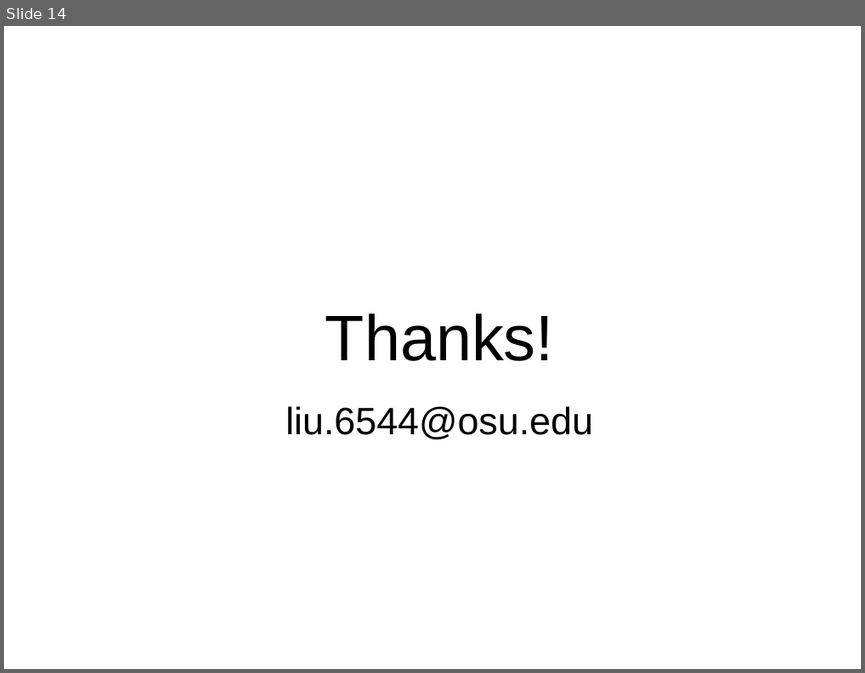
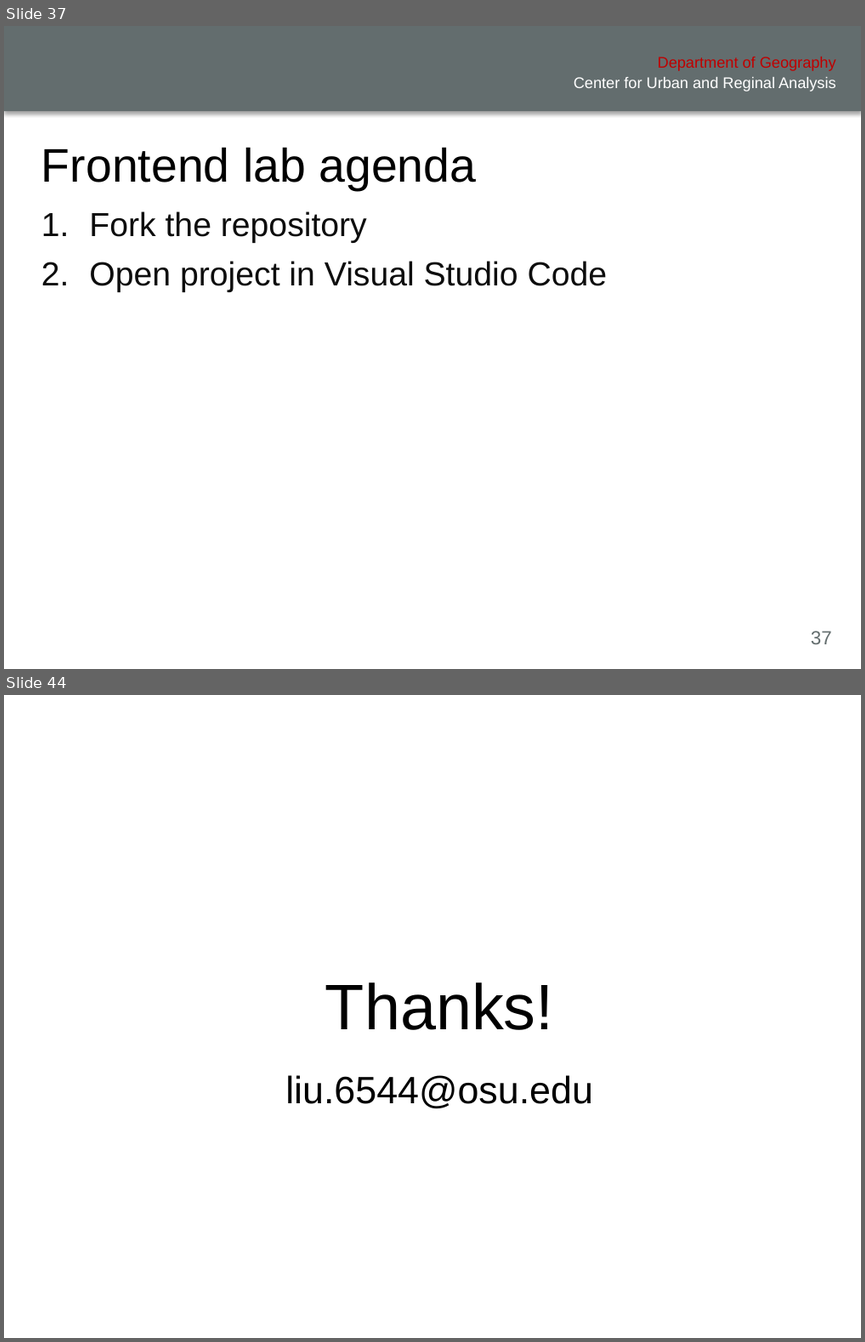
Before and after one commit to xiaohuiliugis/UCGIS-Fullstack-Geovisualization-Workshop, a slide deck: doc/presentation.pptx. Shown one above the other, each under a label of ours: slide 14 before the commit, slides 37 and 44 after it; the slides between them are not shown. The pictures are 865x673 and 865x1342 pixels, drawn with LibreOffice and Linux fonts; fonts in the diff are those of the drawing; background and template pictures are left out. Boxes give left, top, right and bottom in pixels: in the first picture for what was removed or moved away, otherwise in the second. Text is boxed around its words. In the diff, an @@ line names an element or a change of style, - is before the commit and + after.

```diff
--- a/doc/presentation.pptx
+++ b/doc/presentation.pptx
@@ slide 37 added at [4, 26, 861, 669], background #FFFFFF @@
@@ rectangle added at [4, 26, 861, 112], fill #636D6E @@
@@ text added at [658, 57, 836, 71], 13 pt, text #C00000 @@
+Department of Geography
@@ text added at [574, 77, 836, 91], 13 pt, text #FFFFFF @@
+Center for Urban and Reginal Analysis
@@ title added at [41, 147, 476, 190], 39.6 pt, text #000000 @@
+Frontend lab agenda
@@ text added at [33, 189, 834, 602], outline #FFFFFF 0.75 pt, 28 pt, text #0D0D0D @@
+1. Fork the repository
+2. Open project in Visual Studio Code
@@ page number added at [811, 630, 832, 644], 16 pt, text #636D6E @@
+37
@@ what was slide 14 is now slide 44 @@
```
Also in this commit, not shown: 5 slides changed, 30 other slides added, 1 slide removed, 5 other files.
